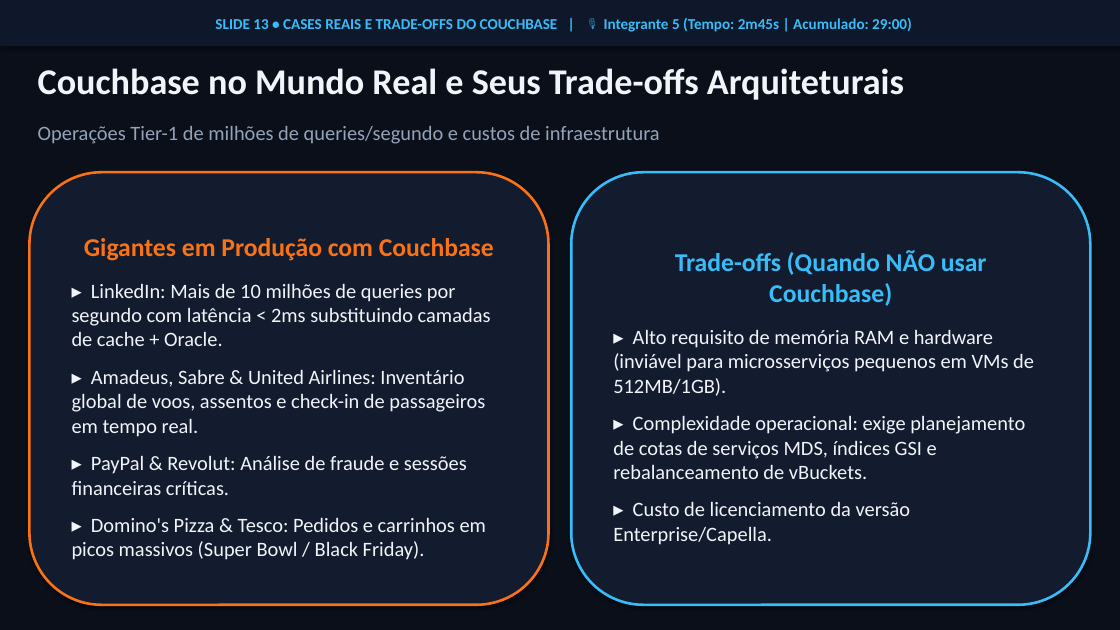
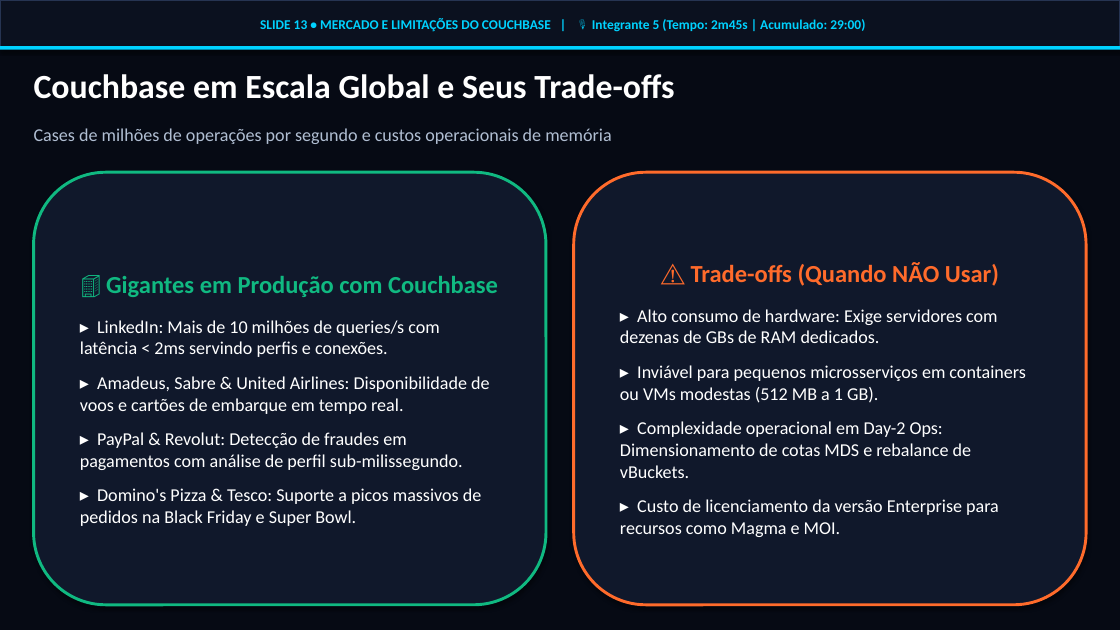
Before and after one commit to PHLopesvc07/ApresentacaoBD, a slide deck: slide 13 of Apresentacao_CouchDB_vs_Couchbase.pptx. Drawn at 1120x630 pixels with LibreOffice and Linux fonts; fonts in the diff are those of the drawing. Boxes give left, top, right and bottom in pixels: in the first picture for what was removed or moved away, otherwise in the second. Text is boxed around its words. In the diff, an @@ line names an element or a change of style, - is before the commit and + after.

Commit message:
feat: adiciona PDF completo para o professor e moderniza design do PPTX com glassmorphism e cores tematicas

```diff
--- a/Apresentacao_CouchDB_vs_Couchbase.pptx
+++ b/Apresentacao_CouchDB_vs_Couchbase.pptx
@@ background #0B0F19 to #060A14 @@
@@ rectangle "SLIDE 13 • MERCADO E ..." at (0,0,1120,49): fill #0F172A to #0B111F; outline none to #263452 1 pt @@
@@ text in rectangle at (260,18,865,32): text changed; size 13 to 11.5 pt; text colour #38BDF8 to #00D2FF @@
-SLIDE 13 • CASES REAIS E TRADE-OFFS DO COUCHBASE | 🎙 Integrante 5 (Tempo: 2m45s | Acumulado: 29:00)
+SLIDE 13 • MERCADO E LIMITAÇÕES DO COUCHBASE | 🎙 Integrante 5 (Tempo: 2m45s | Acumulado: 29:00)
@@ rectangle added at (0,46,1120,50), fill #00D2FF @@
@@ text at (34,74,674,99): text changed; size 31 to 29 pt; text colour #F1F5F9 to #FFFFFF @@
-Couchbase no Mundo Real e Seus Trade-offs Arquiteturais
+Couchbase em Escala Global e Seus Trade-offs
@@ text at (34,128,611,144): text changed; size 17.5 to 15.5 pt; text colour #94A3B8 to #B0BED2 @@
-Operações Tier-1 de milhões de queries/segundo e custos de infraestrutura
+Cases de milhões de operações por segundo e custos operacionais de memória
@@ rounded rectangle "🏢 Gigantes em Produção com ...": place and size @@
-rounded rectangle "🏢 Gigantes em Produção com ..." at (29,172,549,605)
+rounded rectangle "🏢 Gigantes em Produção com ..." at (34,172,546,605)
@@ rounded rectangle "🏢 Gigantes em Produção com ..." at (34,172,546,605): fill #131B2E to #10182B; outline #F97316 2.2 pt to #10B981 2.5 pt @@
@@ rounded rectangle "⚠️ Trade-offs (Quando NÃO Usar)": place and size @@
-rounded rectangle "⚠️ Trade-offs (Quando NÃO Usar)" at (571,172,1091,605)
+rounded rectangle "⚠️ Trade-offs (Quando NÃO Usar)" at (574,172,1086,605)
@@ rounded rectangle "⚠️ Trade-offs (Quando NÃO Usar)" at (574,172,1086,605): fill #131B2E to #10182B; outline #38BDF8 2.2 pt to #FF6B2B 2.5 pt @@
@@ text in rounded rectangle at (620,263,1026,537): text changed; size 17.5 to 15.5 pt; text colour #F1F5F9 to #FFFFFF @@
-Trade-offs (Quando NÃO usar Couchbase)
-▸ Alto requisito de memória RAM e hardware (inviável para microsserviços pequenos em VMs de 512MB/1GB).
-▸ Complexidade operacional: exige planejamento de cotas de serviços MDS, índices GSI e rebalanceamento de vBuckets.
-▸ Custo de licenciamento da versão Enterprise/Capella.
+⚠️ Trade-offs (Quando NÃO Usar)
+▸ Alto consumo de hardware: Exige servidores com dezenas de GBs de RAM dedicados.
+▸ Inviável para pequenos microsserviços em containers ou VMs modestas (512 MB a 1 GB).
+▸ Complexidade operacional em Day-2 Ops: Dimensionamento de cotas MDS e rebalance de vBuckets.
+▸ Custo de licenciamento da versão Enterprise para recursos como Magma e MOI.
@@ text in rounded rectangle at (80,276,498,526): text changed; size 17.5 to 15.5 pt; text colour #F1F5F9 to #FFFFFF @@
-Gigantes em Produção com Couchbase
-▸ LinkedIn: Mais de 10 milhões de queries por segundo com latência < 2ms substituindo camadas de cache + Oracle.
-▸ Amadeus, Sabre & United Airlines: Inventário global de voos, assentos e check-in de passageiros em tempo real.
-▸ PayPal & Revolut: Análise de fraude e sessões financeiras críticas.
-▸ Domino's Pizza & Tesco: Pedidos e carrinhos em picos massivos (Super Bowl / Black Friday).
+🏢 Gigantes em Produção com Couchbase
+▸ LinkedIn: Mais de 10 milhões de queries/s com latência < 2ms servindo perfis e conexões.
+▸ Amadeus, Sabre & United Airlines: Disponibilidade de voos e cartões de embarque em tempo real.
+▸ PayPal & Revolut: Detecção de fraudes em pagamentos com análise de perfil sub-milissegundo.
+▸ Domino's Pizza & Tesco: Suporte a picos massivos de pedidos na Black Friday e Super Bowl.
```
Also in this commit, not shown: 17 other slides changed, 4 other files.
